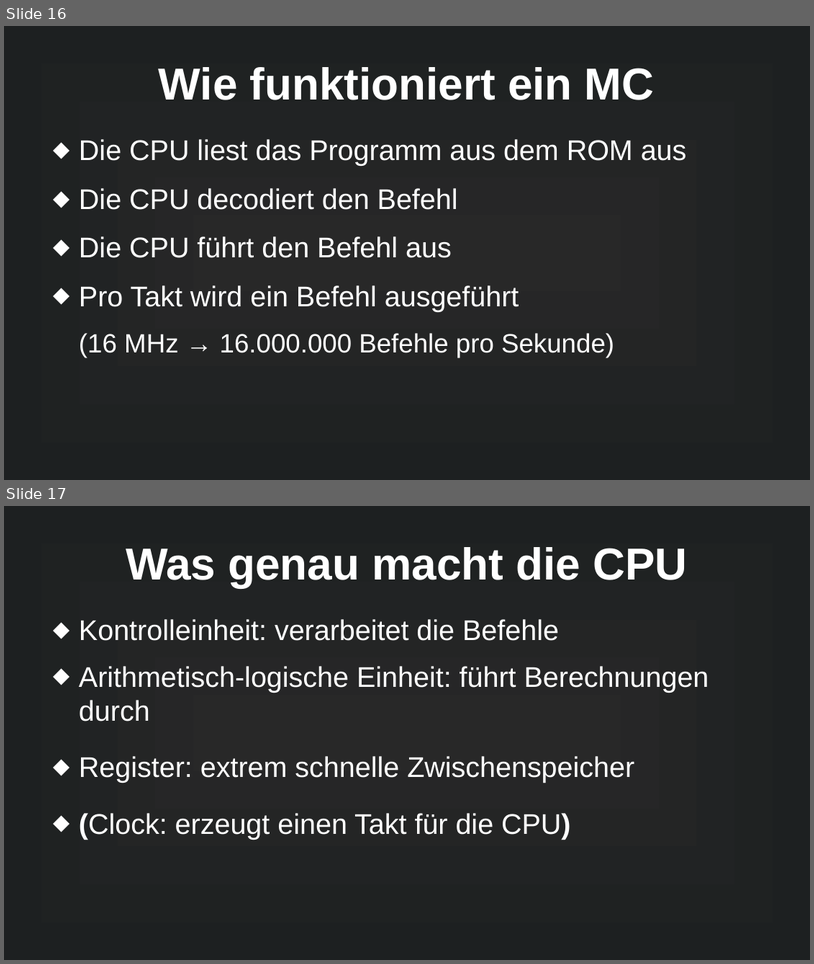
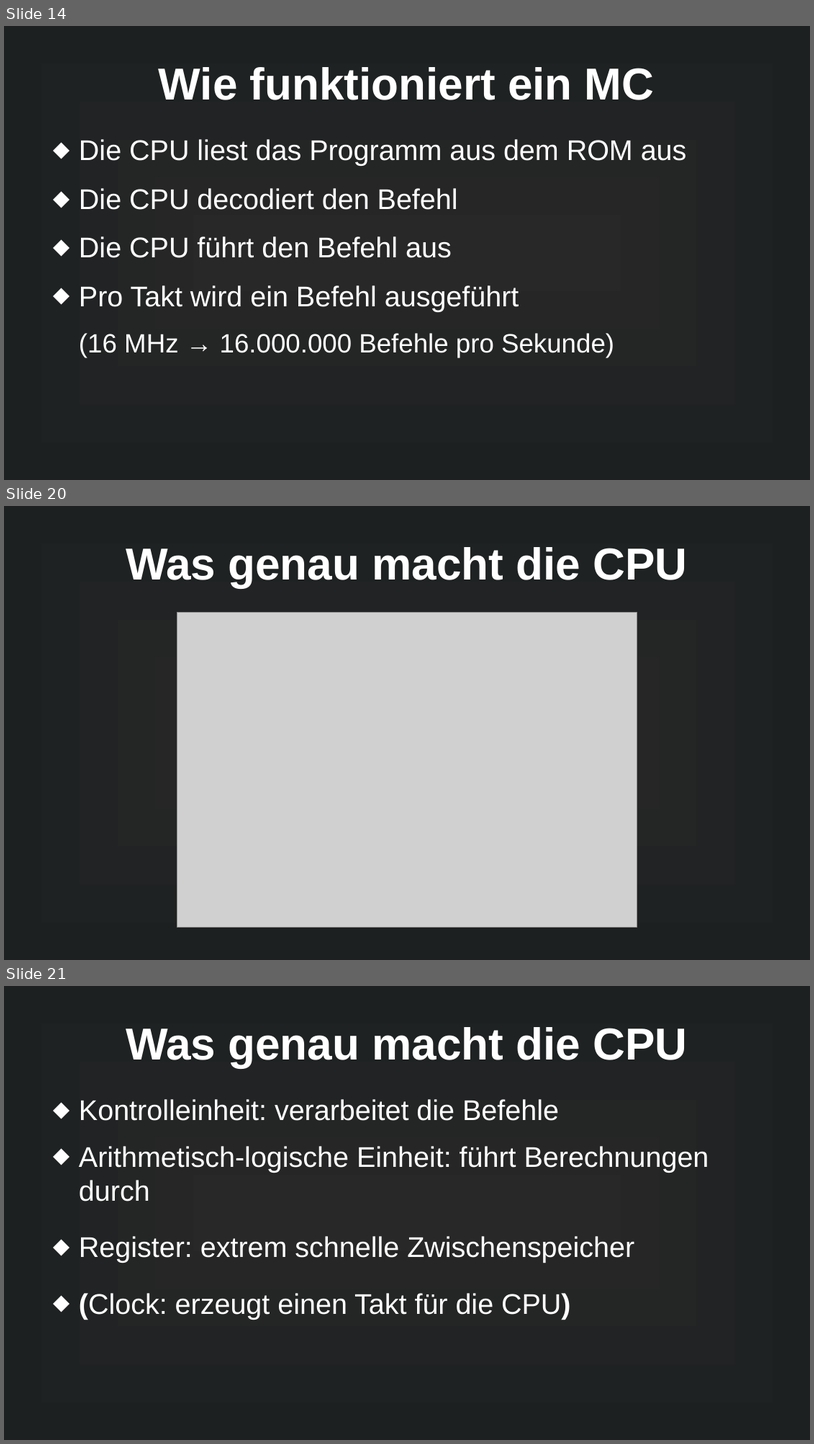
Before and after one commit to MuffinKran24/IMP_GFS, a slide deck: Mikrocontroller_GFS.pptx. Shown one above the other, each under a label of ours: slides 16 and 17 before the commit, slides 14, 20 and 21 after it; the slides between them are not shown. The pictures are 814x964 and 814x1444 pixels, drawn with LibreOffice and Linux fonts; fonts in the diff are those of the drawing; grey boxes stand for pictures. Boxes give left, top, right and bottom in pixels: in the first picture for what was removed or moved away, otherwise in the second. Text is boxed around its words. In the diff, an @@ line names an element or a change of style, - is before the commit and + after.

```diff
--- a/Mikrocontroller_GFS.pptx
+++ b/Mikrocontroller_GFS.pptx
@@ slide 20 added at bbox=[4, 506, 810, 960], background gradient #282828 to #1D2021 @@
@@ title added at bbox=[126, 547, 687, 587], 44 pt, text #FFFFFF, bold @@
+Was genau macht die CPU
@@ picture added at bbox=[178, 612, 637, 926] @@
@@ what was slide 16 is now slide 14 @@
@@ what was slide 17 is now slide 21 @@
```
Also in this commit, not shown: 3 slides changed, 7 other slides added, 3 slides removed, 4 other files.
